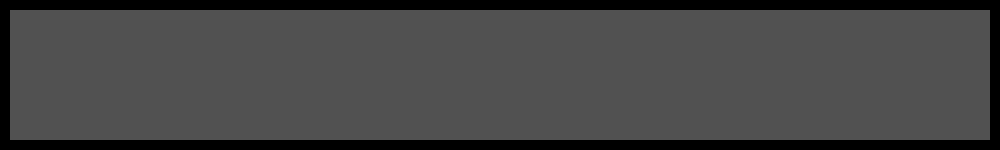
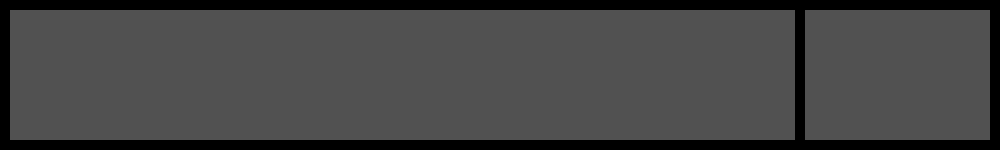
Comparing the layer stacks of the two (1000, 150) images. Changes:
added layer "Shape 1" above "Rectangle 1" over [795, 10, 805, 140]
